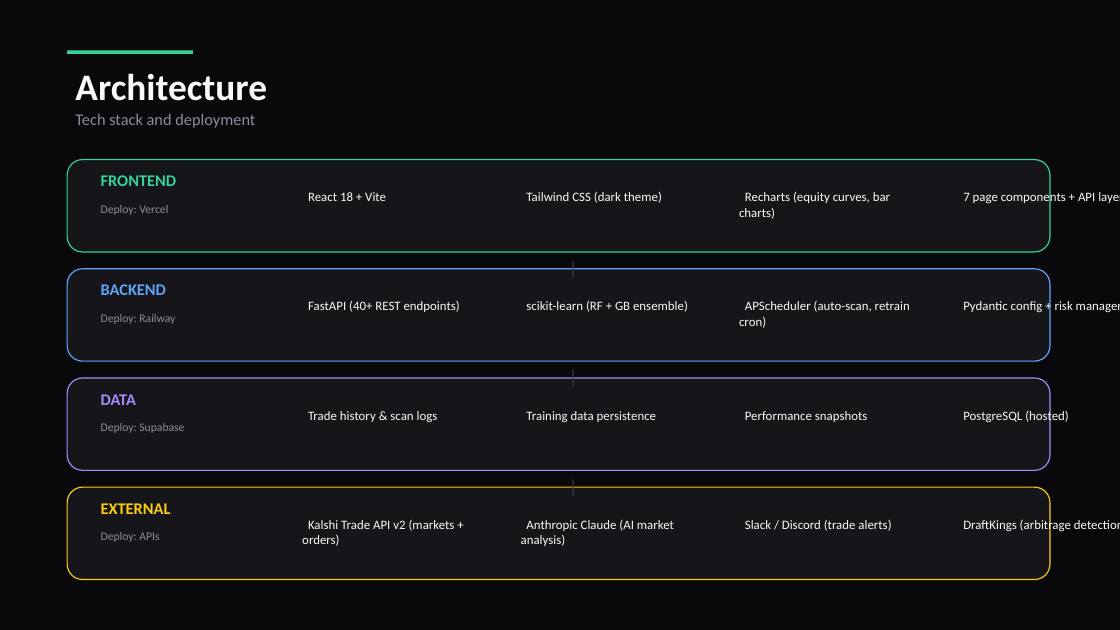
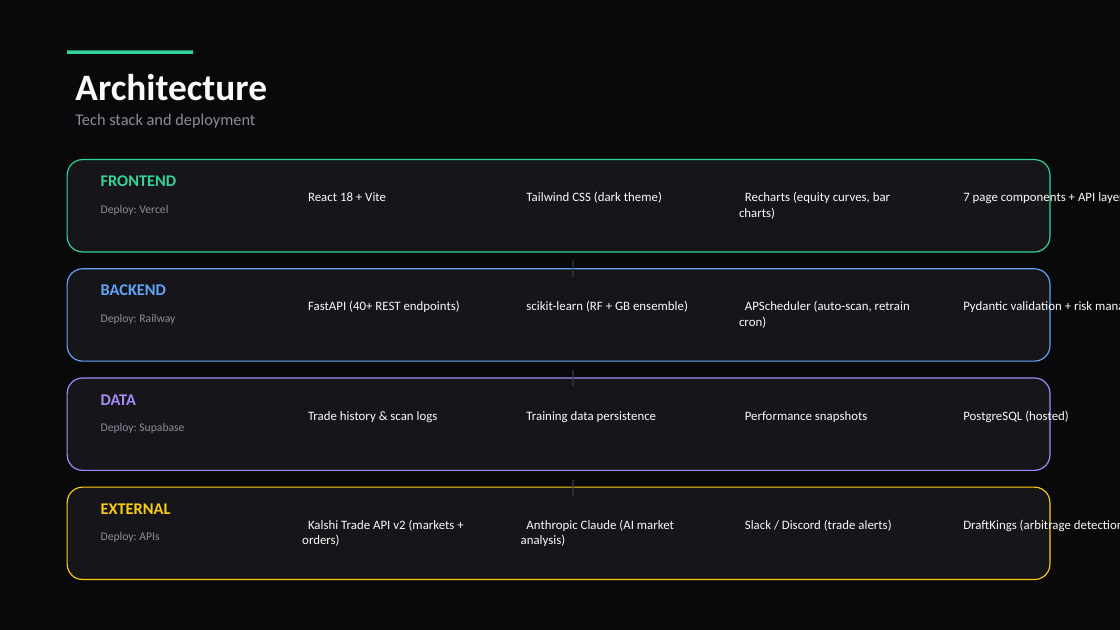
Before and after one commit to colelevy08/prediction-market-bot, a slide deck: slide 3 of PredictionBot_Presentation.pptx. Drawn at 1120x630 pixels with LibreOffice and Linux fonts; fonts in the diff are those of the drawing. Boxes give left, top, right and bottom in pixels: in the first picture for what was removed or moved away, otherwise in the second. Text is boxed around its words. In the diff, an @@ line names an element or a change of style, - is before the commit and + after.

```diff
--- a/PredictionBot_Presentation.pptx
+++ b/PredictionBot_Presentation.pptx
@@ text at [963,300,1092,315]: text changed @@
-Pydantic config + risk manager
+Pydantic validation + risk manager
```
Also in this commit, not shown: 2 other slides changed, 16 other files.
